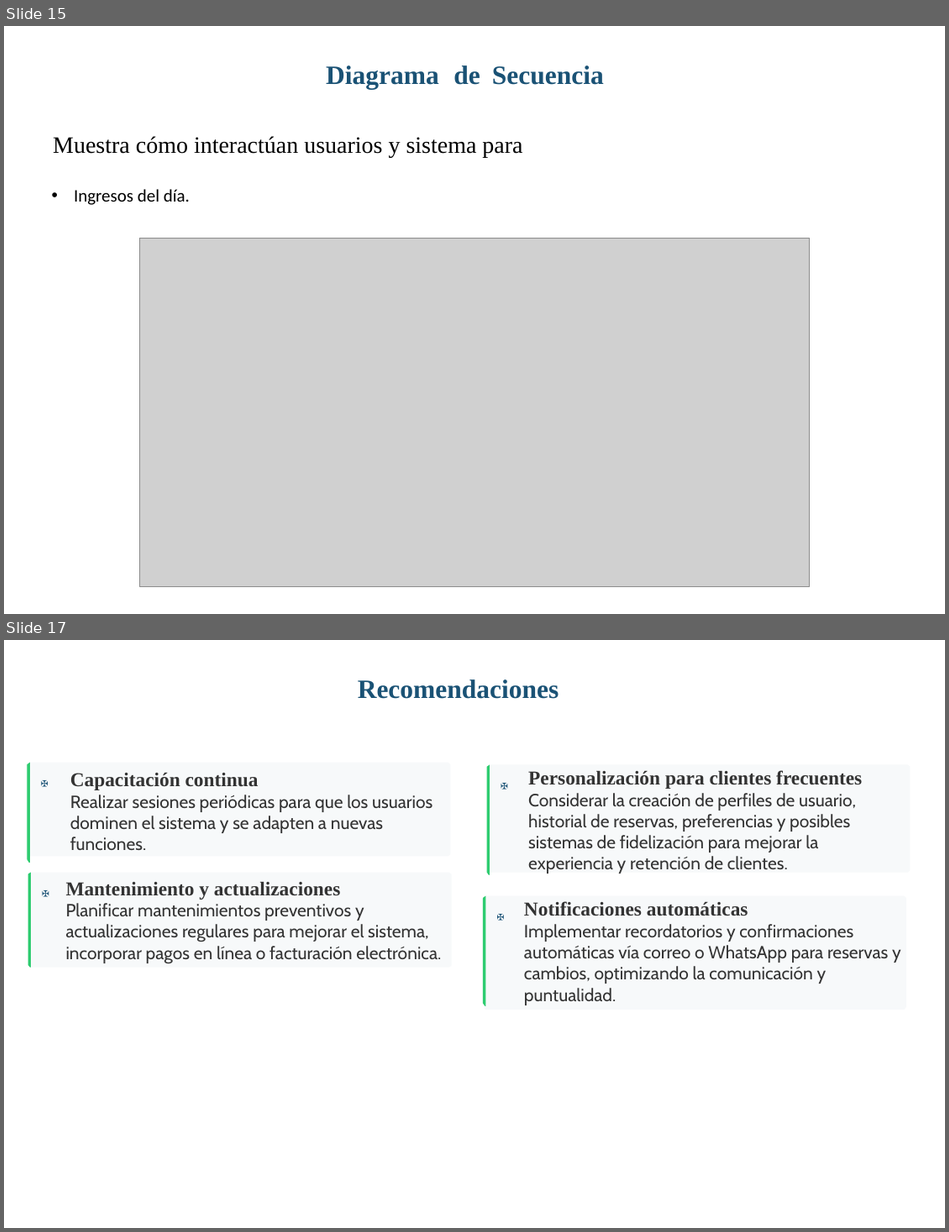
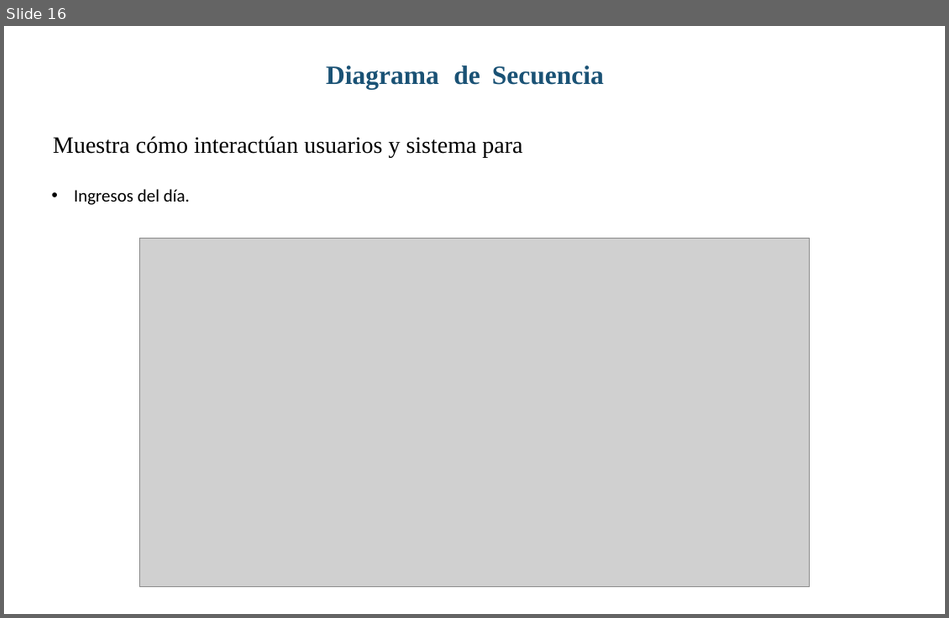
Before and after one commit to aquipe99/Proyecto, a slide deck: Sis_Reservas_Alex.pptx. Shown one above the other, each under a label of ours: slides 15 and 17 before the commit, slide 16 after it; the slides between them are not shown. The pictures are 949x1232 and 949x618 pixels, drawn with LibreOffice and Linux fonts; fonts in the diff are those of the drawing; grey boxes stand for pictures. Boxes give left, top, right and bottom in pixels: in the first picture for what was removed or moved away, otherwise in the second. Text is boxed around its words. In the diff, an @@ line names an element or a change of style, - is before the commit and + after.

```diff
--- a/Sis_Reservas_Alex.pptx
+++ b/Sis_Reservas_Alex.pptx
@@ slide 17 removed at <box>4,640,945,1228</box>, background #FFFFFF @@
@@ text removed at <box>358,679,559,699</box> @@
-Recomendaciones
@@ freeform shape removed at <box>28,762,451,863</box> @@
@@ freeform shape removed at <box>28,762,451,856</box> @@
@@ freeform shape removed at <box>487,765,910,875</box> @@
@@ freeform shape removed at <box>488,765,910,873</box> @@
@@ text removed at <box>40,775,59,792</box> @@
-✠
@@ text removed at <box>70,772,432,850</box> @@
-Capacitación continua
-Realizar sesiones periódicas para que los usuarios dominen el sistema y se adapten a nuevas funciones.
@@ text removed at <box>500,779,519,795</box> @@
-✠
@@ text removed at <box>528,770,862,874</box> @@
-Personalización para clientes frecuentes
-Considerar la creación de perfiles de usuario, historial de reservas, preferencias y posibles sistemas de fidelización para mejorar la experiencia y retención de clientes.
@@ freeform shape removed at <box>28,872,452,968</box> @@
@@ freeform shape removed at <box>29,872,452,968</box> @@
@@ text removed at <box>41,885,59,903</box> @@
-✠
@@ text removed at <box>66,882,441,964</box> @@
-Mantenimiento y actualizaciones
-Planificar mantenimientos preventivos y actualizaciones regulares para mejorar el sistema, incorporar pagos en línea o facturación electrónica.
@@ freeform shape removed at <box>484,896,907,1006</box> @@
@@ freeform shape removed at <box>484,896,907,1010</box> @@
@@ text removed at <box>496,909,515,926</box> @@
-✠
@@ text removed at <box>524,901,901,1005</box> @@
-Notificaciones automáticas
-Implementar recordatorios y confirmaciones automáticas vía correo o WhatsApp para reservas y cambios, optimizando la comunicación y puntualidad.
@@ what was slide 15 is now slide 16 @@
```
Also in this commit, not shown: 4 slides changed, 3 slides added, 1 other slide removed, 1 other file.
